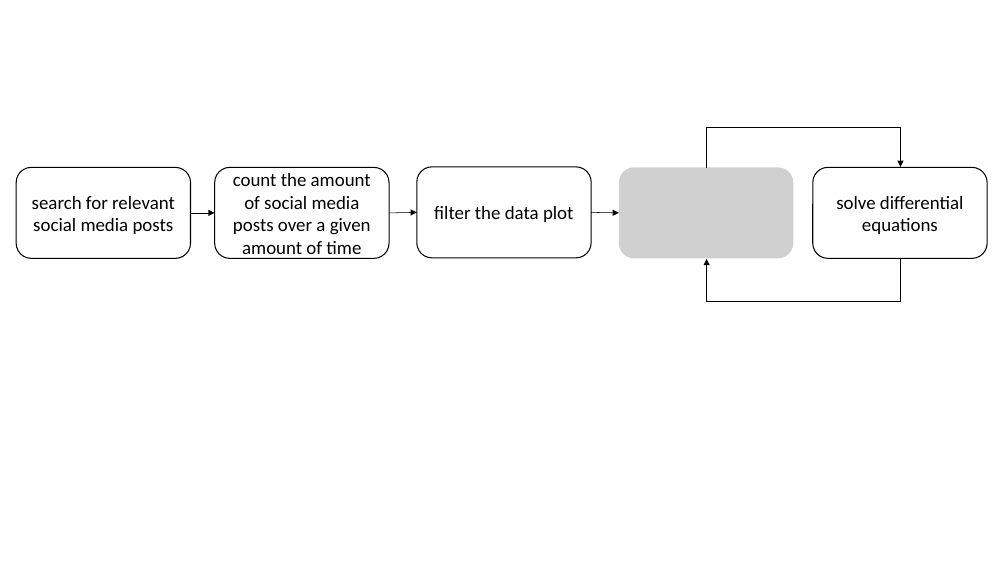
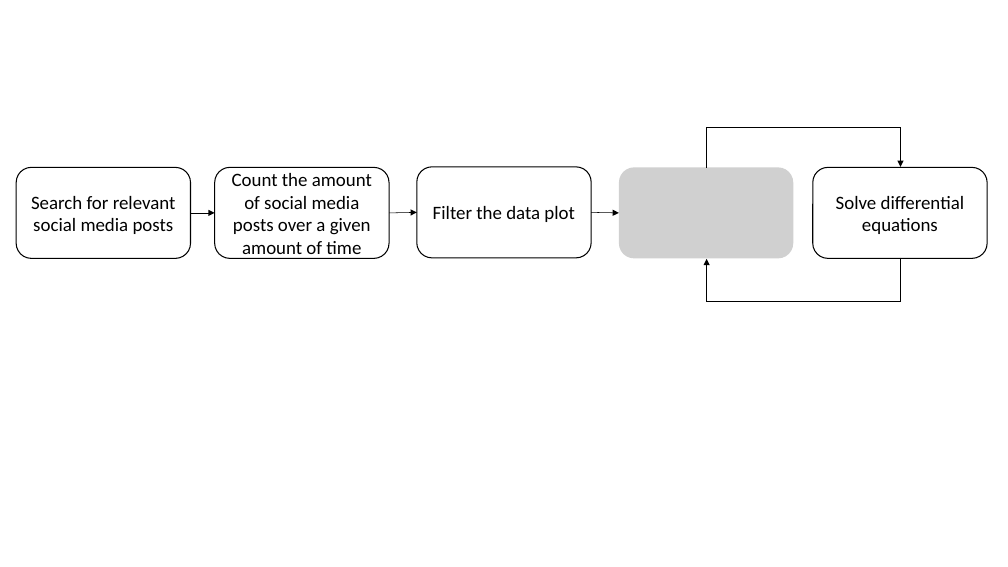
Before and after one commit to isabella-grieser/Modeling-and-Monitoring-Social-Media-Dynamics-to-predict-Electricity-Demand-Peaks, a slide deck: slide 1 of presentations/GrafikenThesis.pptx. Drawn at 1008x567 pixels with LibreOffice and Linux fonts; fonts in the diff are those of the drawing; grey boxes stand for pictures. Boxes give left, top, right and bottom in pixels: in the first picture for what was removed or moved away, otherwise in the second. Text is boxed around its words. In the diff, an @@ line names an element or a change of style, - is before the commit and + after.

Commit message:
found massive bug and solved it

```diff
--- a/presentations/GrafikenThesis.pptx
+++ b/presentations/GrafikenThesis.pptx
@@ text in rounded rectangle at (232,173,372,259): text changed @@
-count the amount of social media posts over a given amount of time
+Count the amount of social media posts over a given amount of time
@@ text in rounded rectangle at (31,196,176,234): text changed @@
-search for relevant social media posts
+Search for relevant social media posts
@@ text in rounded rectangle at (433,206,575,222): text changed @@
-filter the data plot
+Filter the data plot
@@ text in rounded rectangle at (836,196,965,234): text changed @@
-solve differential equations
+Solve differential equations
```
Also in this commit, not shown: 1 other slide changed, 1 slide added, 12 other files.
